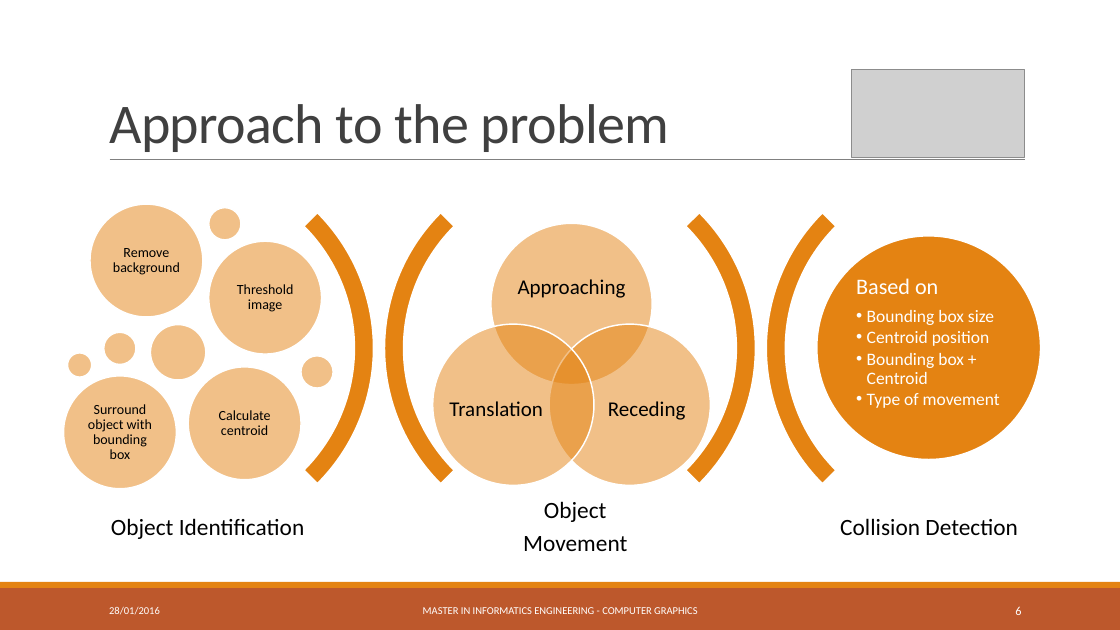
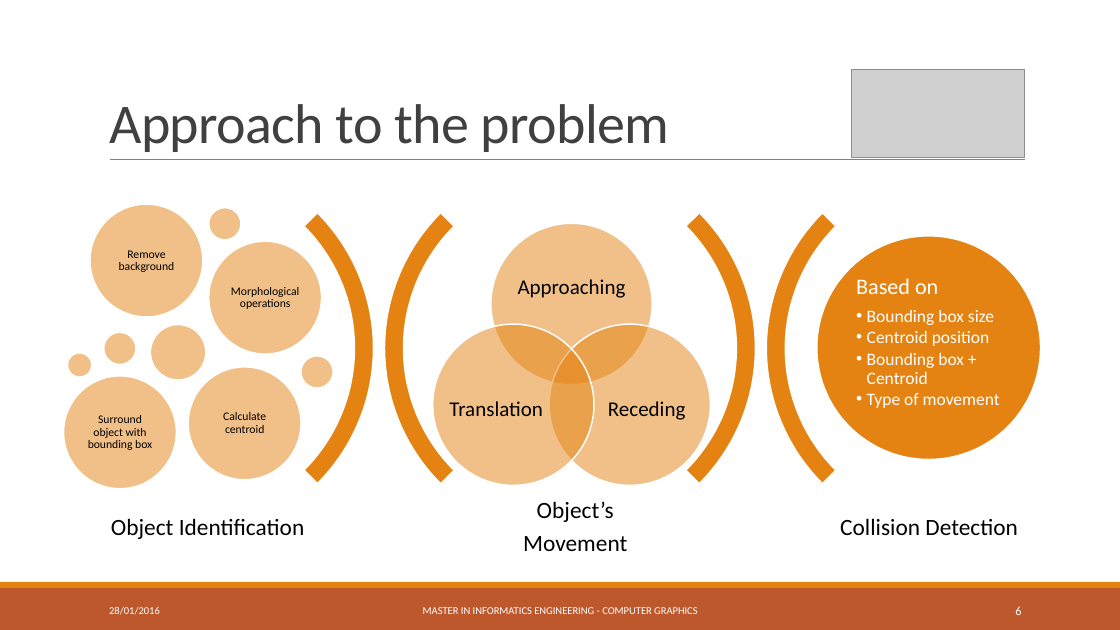
Before and after one commit to RafaelAnt/Trabalho_VpC, a slide deck: slide 6 of Presentation.pptx. Drawn at 1120x630 pixels with LibreOffice and Linux fonts; fonts in the diff are those of the drawing; grey boxes stand for pictures. Boxes give left, top, right and bottom in pixels: in the first picture for what was removed or moved away, otherwise in the second. Text is boxed around its words. In the diff, an @@ line names an element or a change of style, - is before the commit and + after.

```diff
--- a/Presentation.pptx
+++ b/Presentation.pptx
@@ text at [231, 287, 299, 309]: text changed; size 12 to 10 pt @@
-Threshold image
+Morphological operations
@@ size 12 to 10 pt in 3 elements at [119, 250, 175, 272], [88, 415, 152, 450], [223, 412, 266, 433] @@
@@ text at [537, 501, 614, 522]: text changed @@
-Object
+Object’s
```
Also in this commit, not shown: 1 other slide changed, 1 other file.
